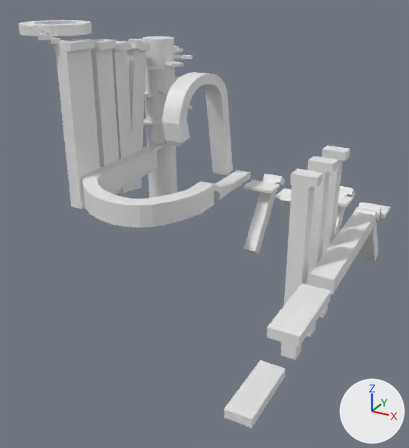
An edit to the Blender file Assets/Art/Enviroment/Lvels/01/Level01_1.blend, drawn before and after from the same camera.
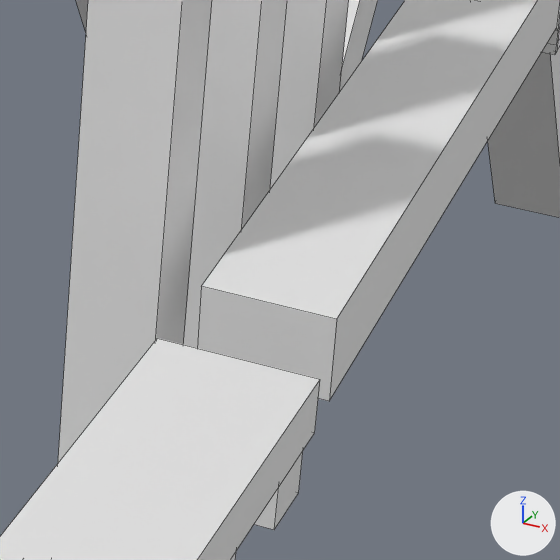
There are two pictures of each version: one whole from a camera (50 mm lens) standing at (47.7, -75.3, 36.8) and looking at (11.6, -9.6, 4.0), one close up on the part from 67% to 92% of the width and 50% to 72% of the height. Arrows for +X, +Y and +Z are at lower right; the lights stay in place. The close-ups show mesh edges as thin lines.
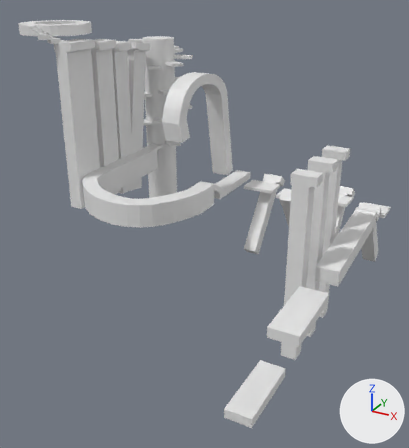
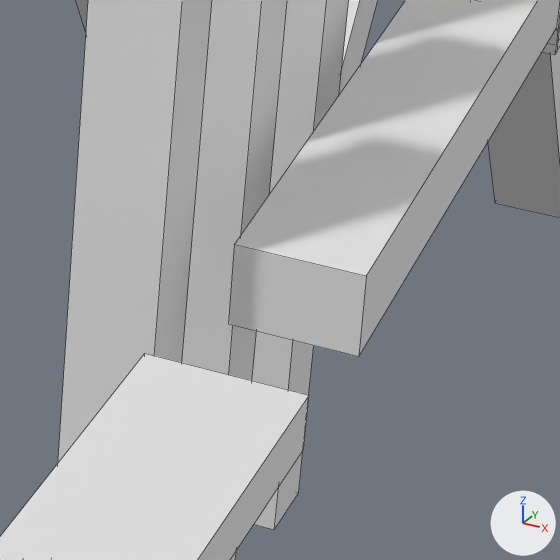
Pixel boxes (x1, y1, x2, y2) of what changed, in the close-ups (560 x 560 px):
```json
{"object": "Cube.047", "change": "reshaped", "before": [197, 0, 560, 401], "after": [228, 0, 560, 357]}
{"object": "Cube.048", "change": "mesh rescaled", "before": [0, 338, 320, 560], "after": [0, 354, 309, 560]}
```

Scene script edits in JSON lines:
```json
{"block": "me_cube_056", "where": "me_cube_056.from_pydata(...)  # 32 vertices, 30 faces; spans x -1.18..1.87, y -1.0..1.0, z -3.41..1.24"}
{"block": "me_cube_056", "where": "# used by ob_cube_047; location = (31.9, -3.88, 4.95); rotation_euler = (0.0, 1.521, 1.571), in degrees (0, 87, 90); scale = (0.999, 1.45, 4.28)"}
{"block": "me_cube_056", "where": "# before: 0 (-0.82, -1.0, -3.41) at pixel (336, 319), 2 (-0.82, 1.0, -3.41) at pixel (201, 286), 4 (1.18, -1.0, -3.41) at pixel (329, 401), 6 (1.18, 1.0, -3.41)"}
{"block": "me_cube_056", "change": "me_cube_056 part 1"}
{"op": "add", "block": "me_cube_056", "code": "for i in [0, 2, 4, 6]: me_cube_056.vertices[i].co += Vector((0.1, 0.0, 0.49))"}
{"block": "me_cube_057", "where": "me_cube_057.from_pydata(...)  # 8 vertices, 6 faces; spans x -1.0..1.0, y -1.0..1.0, z -1.0..1.0"}
{"block": "me_cube_057", "where": "# used by ob_cube_048; location = (32.12, -26.11, 4.5); scale = (1.69, 4.94, 0.612)"}
{"block": "me_cube_057", "change": "me_cube_057 part 2: the whole mesh is scaled about its middle by (1, 0.929, 1), then moved by (0.0, -0.07, 0.0)"}
```
